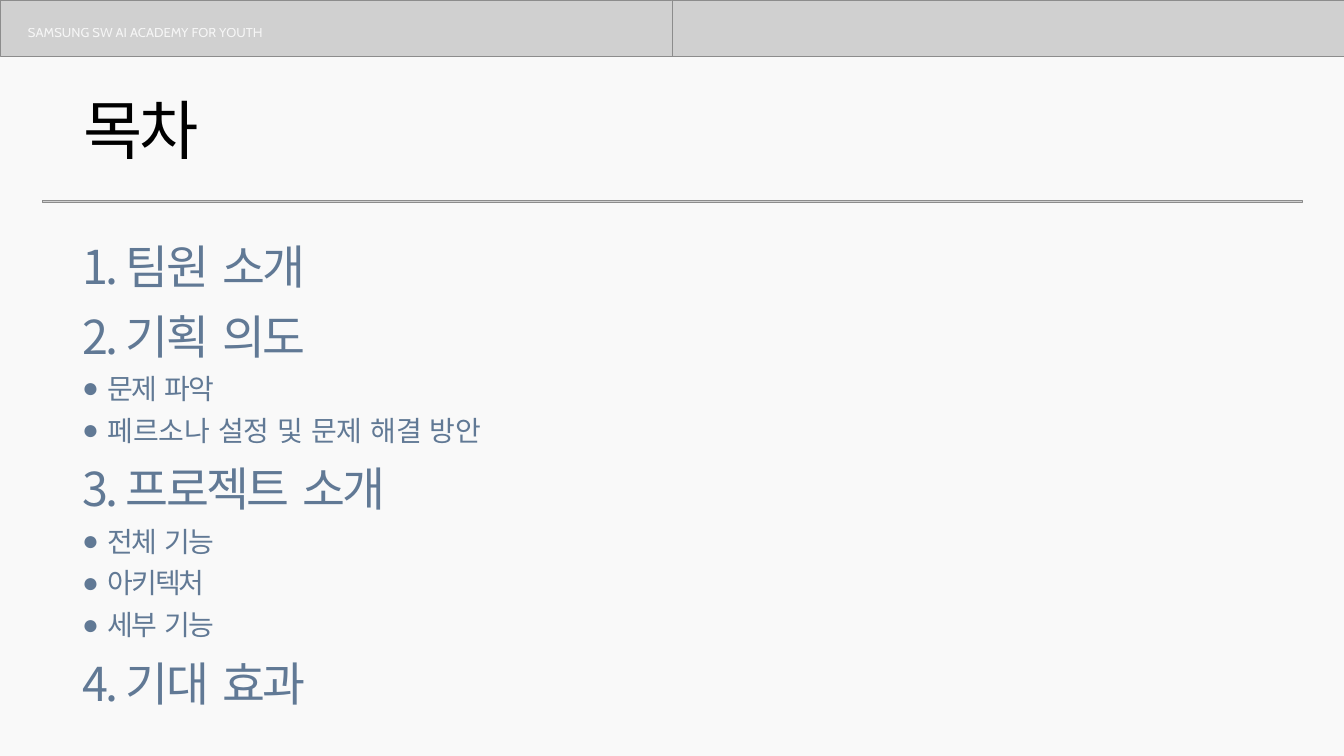
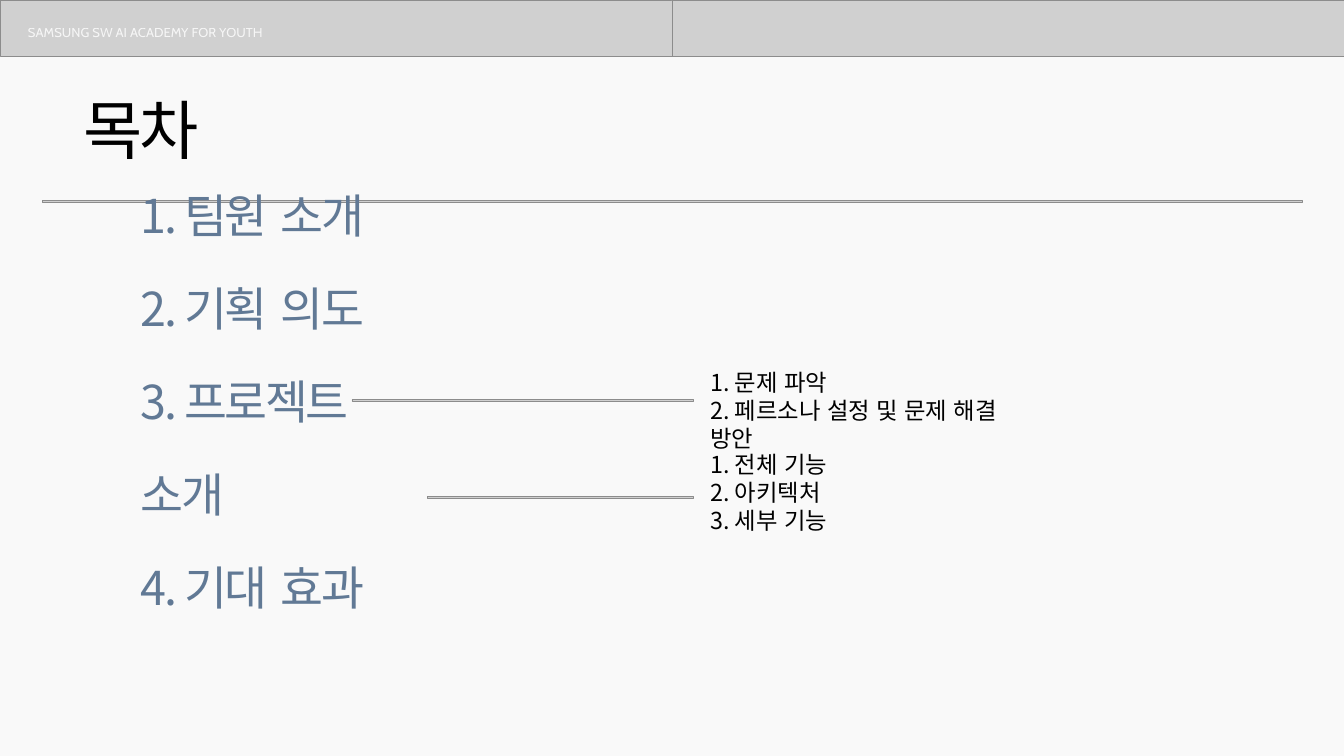
Before and after one commit to seok0205/MaumCanvas, a slide deck: slide 2 of docs/13기_공통PJT_중간발표_E108_마음캔버스.pptx. Drawn at 1344x756 pixels with LibreOffice and Linux fonts; fonts in the diff are those of the drawing; grey boxes stand for pictures. Boxes give left, top, right and bottom in pixels: in the first picture for what was removed or moved away, otherwise in the second. Text is boxed around its words. In the diff, an @@ line names an element or a change of style, - is before the commit and + after.

```diff
--- a/docs/13기_공통PJT_중간발표_E108_마음캔버스.pptx
+++ b/docs/13기_공통PJT_중간발표_E108_마음캔버스.pptx
@@ text "1. 팀원 소개": place and size @@
-text "1. 팀원 소개" at box(82, 245, 481, 705)
+text "1. 팀원 소개" at box(141, 194, 364, 609)
@@ text "1. 팀원 소개" at box(141, 194, 364, 609): line spacing 1.24 to 1.66; vertical alignment middle to bottom @@
@@ text at box(107, 376, 481, 443): paragraphs removed @@
-● 문제 파악
-● 페르소나 설정 및 문제 해결 방안
@@ text added at box(710, 371, 997, 449), 25 pt, text #000000 @@
+1. 문제 파악
+2. 페르소나 설정 및 문제 해결 방안
@@ picture added at box(352, 399, 694, 401) @@
@@ text added at box(710, 453, 827, 531), 25 pt, text #000000 @@
+1. 전체 기능
+2. 아키텍처
+3. 세부 기능
@@ picture added at box(427, 497, 694, 499) @@
@@ text at box(107, 529, 215, 637): paragraphs removed @@
-● 전체 기능
-● 아키텍처
-● 세부 기능
```
Also in this commit, not shown: 17 other slides changed, 5 slides added, 1 slide removed.
